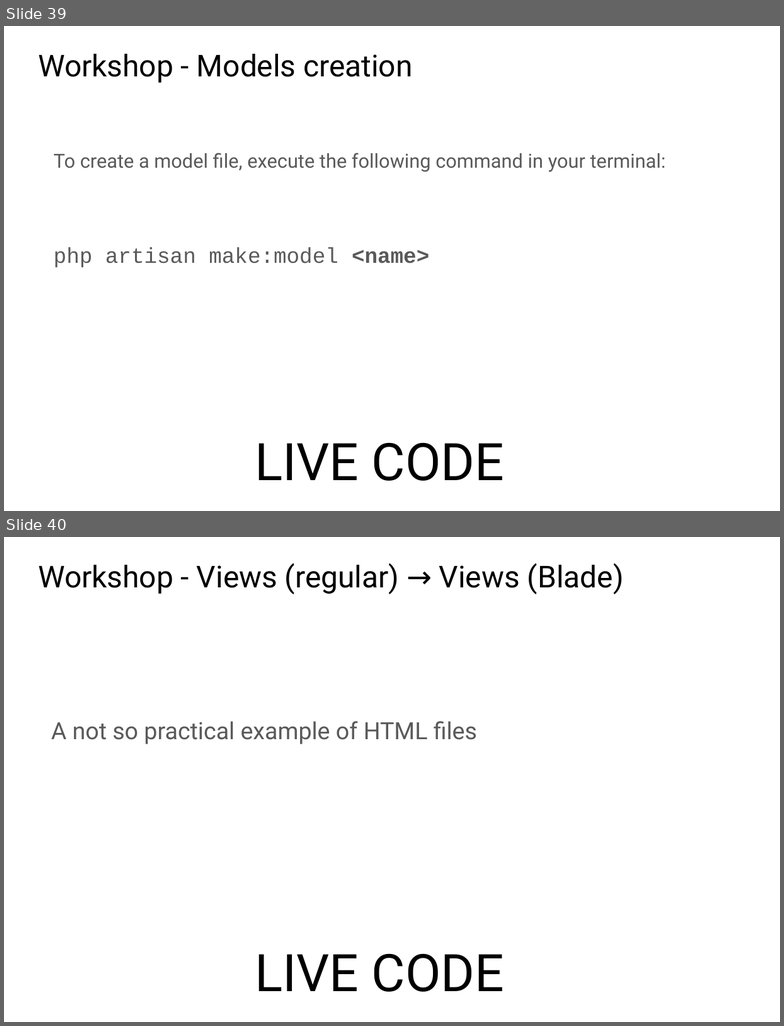
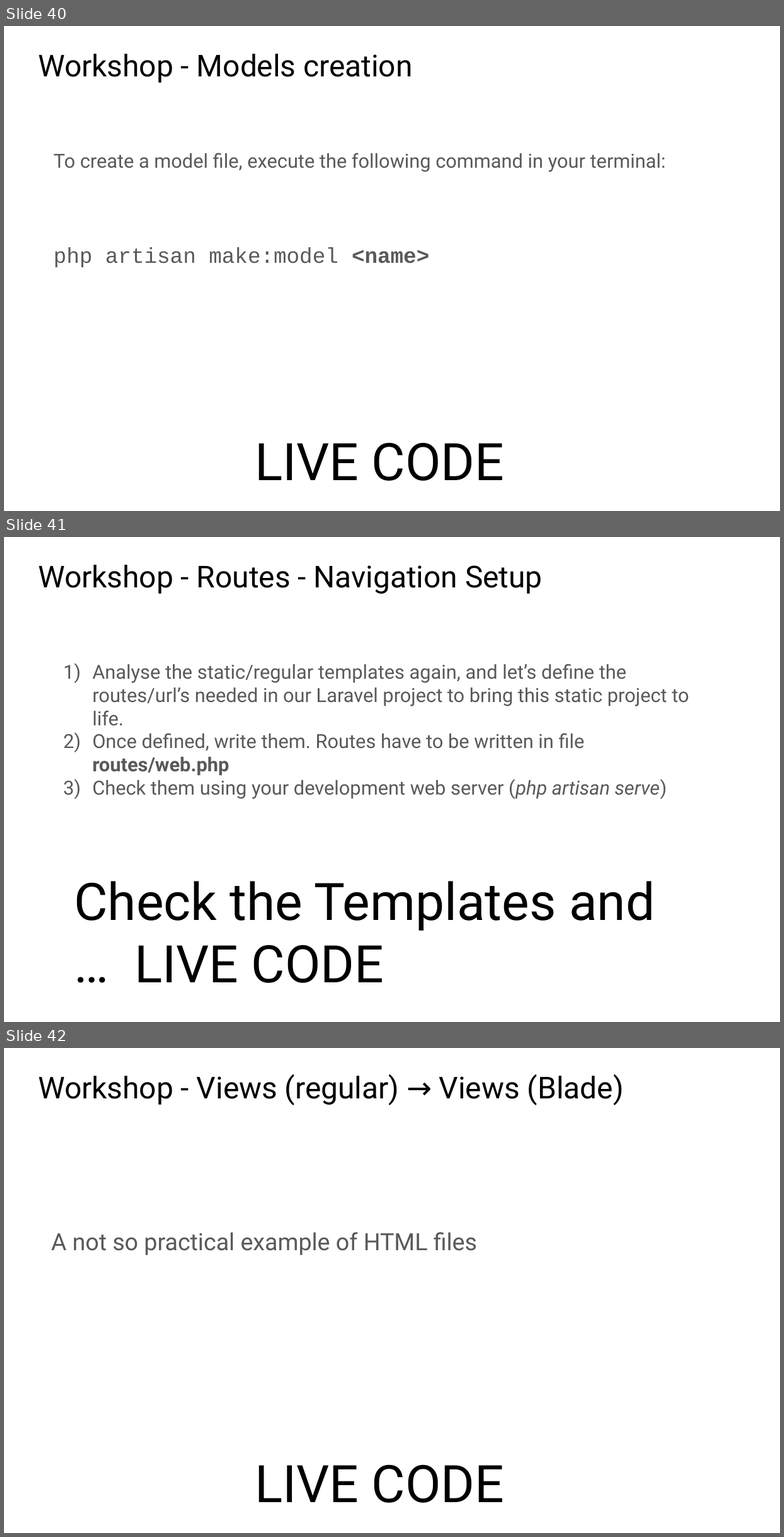
Before and after one commit to juan-morales/laravel-workshop-blog, a slide deck: presentation/Presentation.pptx. Shown one above the other, each under a label of ours: slides 39 and 40 before the commit, slides 40, 41 and 42 after it. The pictures are 784x1026 and 784x1537 pixels, drawn with LibreOffice and Linux fonts; fonts in the diff are those of the drawing. Boxes give left, top, right and bottom in pixels: in the first picture for what was removed or moved away, otherwise in the second. Text is boxed around its words. In the diff, an @@ line names an element or a change of style, - is before the commit and + after.

```diff
--- a/presentation/Presentation.pptx
+++ b/presentation/Presentation.pptx
@@ slide 41 added at [4,537,780,1022], background #FFFFFF @@
@@ title added at [38,565,543,594], 28 pt, text #000000 @@
+Workshop - Routes - Navigation Setup
@@ text added at [92,664,689,799], 18 pt, text #595959 @@
+1) Analyse the static/regular templates again, and let’s define the routes/url’s needed in our Laravel project to bring this static project to life.
+2) Once defined, write them. Routes have to be written in file routes/web.php
+3) Check them using your development web server (php artisan serve)
@@ text added at [75,881,655,983], 48 pt, text #000000 @@
+Check the Templates and … LIVE CODE
@@ what was slide 39 is now slide 40 @@
@@ what was slide 40 is now slide 42 @@
```
Also in this commit, not shown: 8 slides changed, 1 other slide added.
